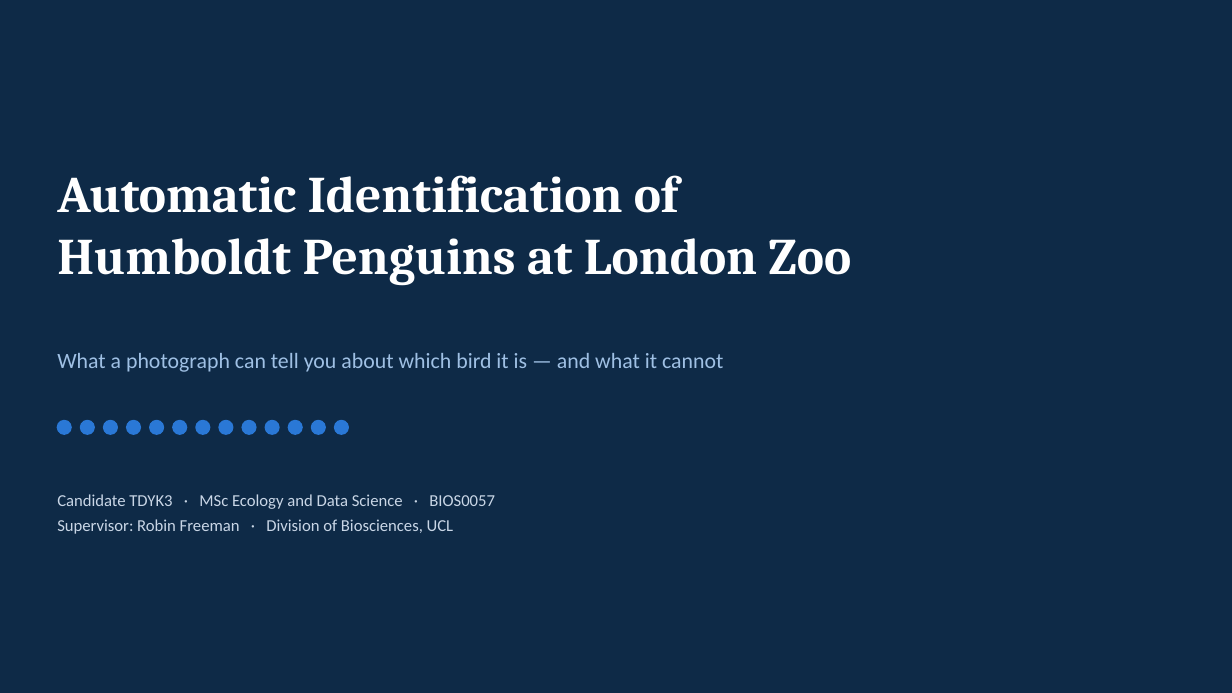
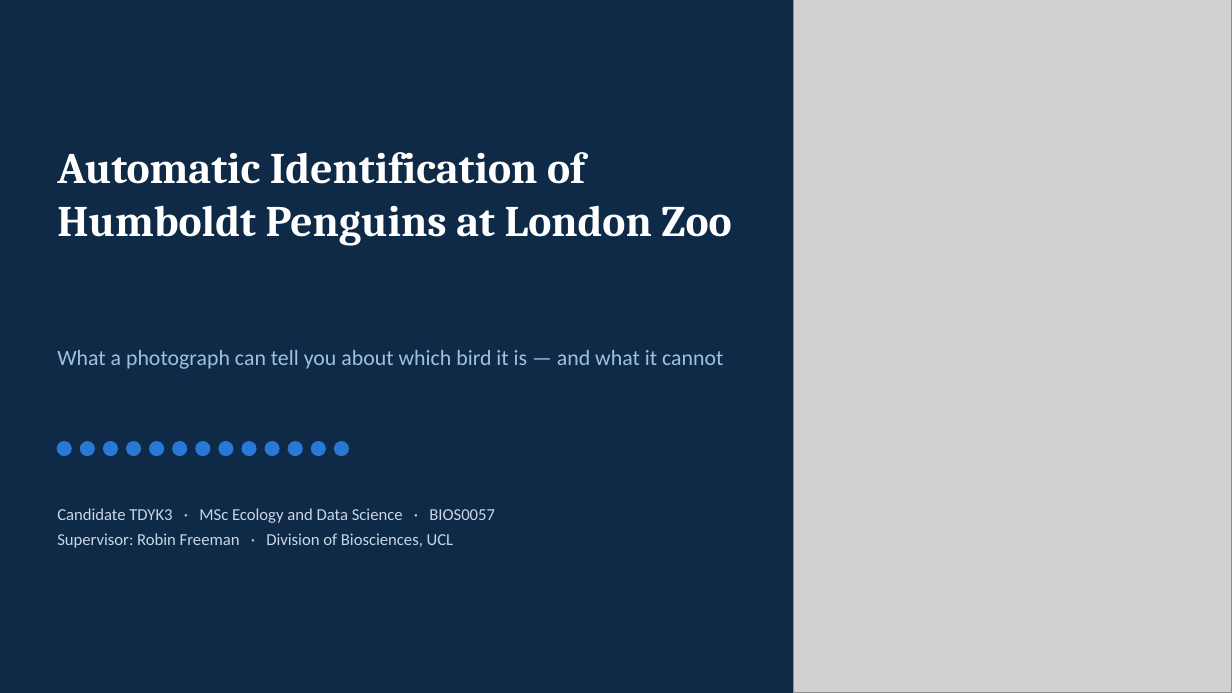
Before and after one commit to aoaoguo2003/pgs, a slide deck: slide 1 of presentation/final_presentation.pptx. Drawn at 1232x693 pixels with LibreOffice and Linux fonts; fonts in the diff are those of the drawing; grey boxes stand for pictures. Boxes give left, top, right and bottom in pixels: in the first picture for what was removed or moved away, otherwise in the second. Text is boxed around its words. In the diff, an @@ line names an element or a change of style, - is before the commit and + after.

```diff
--- a/presentation/final_presentation.pptx
+++ b/presentation/final_presentation.pptx
@@ picture added at [793,0,1232,693] @@
@@ text "Automatic Identification of": place and size @@
-text "Automatic Identification of" at [57,175,851,286]
+text "Automatic Identification of" at [57,152,731,246]
@@ text "Automatic Identification of" at [57,152,731,246]: size 40 to 34 pt; line spacing 1 to 1.02 @@
@@ 12 ellipses: place and size @@
-12 ellipses at [80,421,348,434]
+12 ellipses at [57,442,325,456]
@@ ellipse: place and size @@
-ellipse at [57,421,71,434]
+ellipse at [335,442,348,456]
@@ text "Candidate TDYK3 · MSc Ecology ...": place and size @@
-text "Candidate TDYK3 · MSc Ecology ..." at [57,494,495,534]
+text "Candidate TDYK3 · MSc Ecology ..." at [57,508,495,548]
```
Also in this commit, not shown: 2 other slides changed, 1 slide added, 5 other files.
